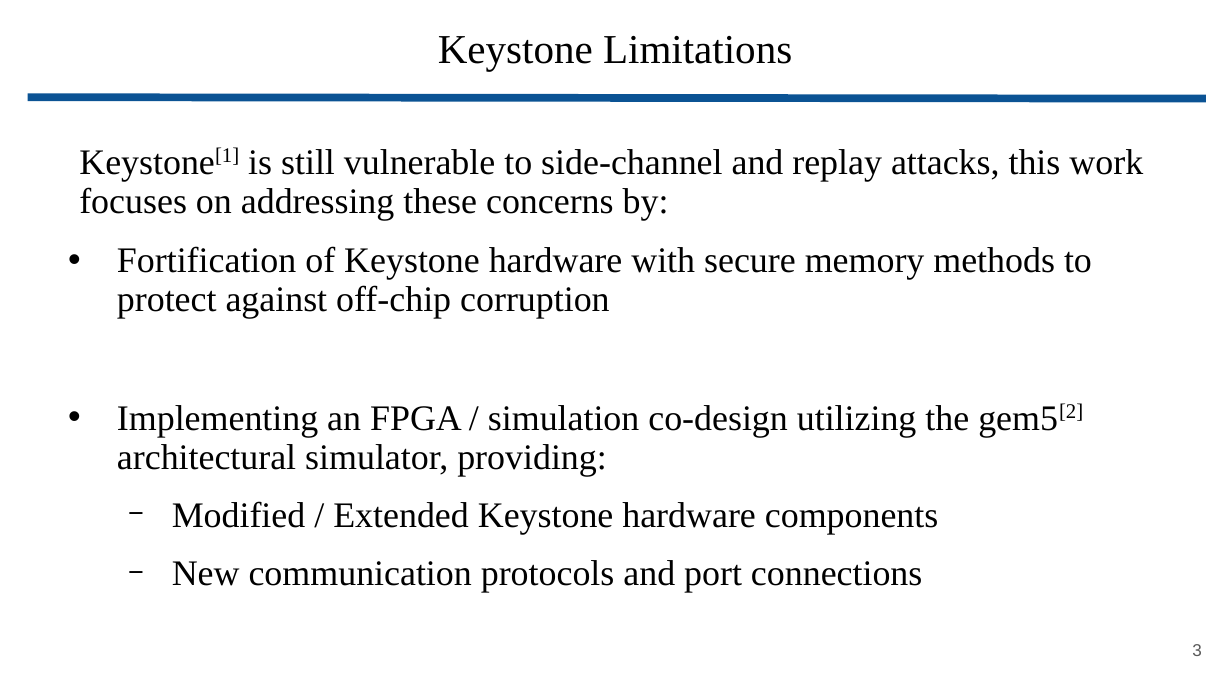
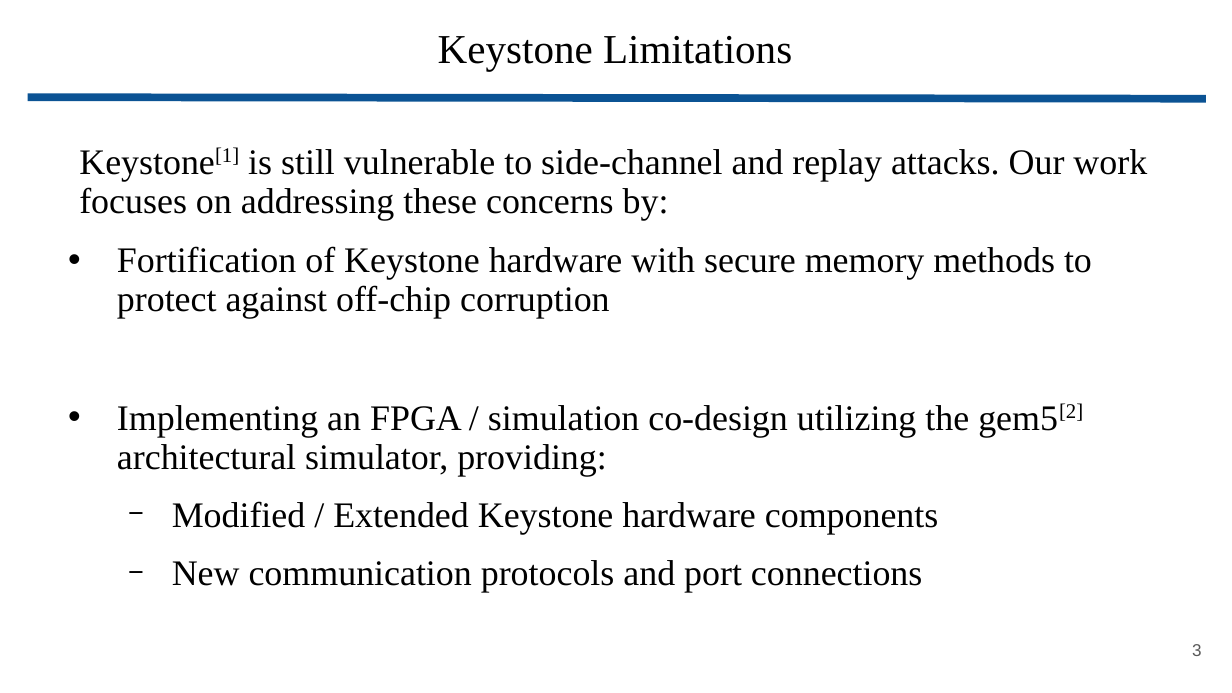
Before and after one commit to wbuz24/grad-research, a slide deck: slide 3 of presentations/YARCH25_lightning.pptx. Drawn at 1232x693 pixels with LibreOffice and Linux fonts; fonts in the diff are those of the drawing. Boxes give left, top, right and bottom in pixels: in the first picture for what was removed or moved away, otherwise in the second. Text is boxed around its words. In the diff, an @@ line names an element or a change of style, - is before the commit and + after.

Commit message:
presentation update

```diff
--- a/presentations/YARCH25_lightning.pptx
+++ b/presentations/YARCH25_lightning.pptx
@@ text at box(79, 147, 1147, 221): text changed @@
-Keystone[1] is still vulnerable to side-channel and replay attacks, this work focuses on addressing these concerns by:
+Keystone[1] is still vulnerable to side-channel and replay attacks. Our work focuses on addressing these concerns by:
```
Also in this commit, not shown: 2 other slides changed, 1 other file.
